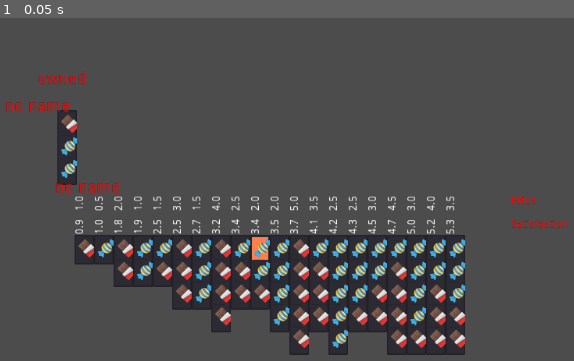
Above: before the commit, frame 1.
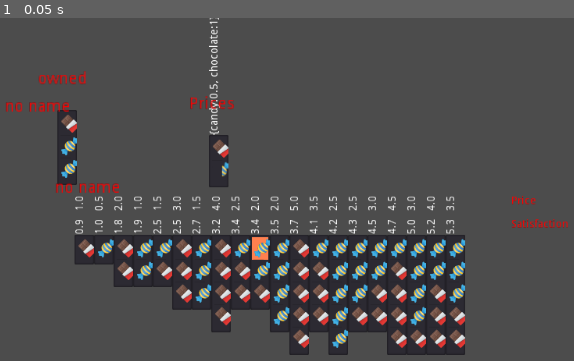
Above: after the commit, the same moment.

Repository: carlostgit/Prices
Game: Godot game, scene res://MainScene.tscn
The game is run twice, just before and just after one commit, with the same random seed, the same clock (stepped at 60 frames per second) and the same inputs. The engine's default icon, where the game draws it, is replaced by a stand-in: a white triangle on a blue panel in a dark square.
Inputs:
- Up to frame 1 (0.05 s): no input

The runs differ from the first frame. In frame 1, 0.8% of the frame differs, in the area x 33-41%, y 0-50%.

Commit message:
Cambios en CombinationItem, para que se dibujen los decimales de producto cuando hay alguna cantidad de producto con decimales

Diff:
--- a/CombinationItem.gd
+++ b/CombinationItem.gd
@@ -10,6 +10,8 @@
 var _dibujo_default:Texture = load("res://icon.png")
 var _candy:Texture = load("res://candy.png")
 var _chocolate:Texture = load("res://chocolate.png")
+var _part_candy:Texture = load("res://part_candy.png")
+var _part_chocolate:Texture = load("res://part_chocolate.png")
 
 
 # Declare member variables here. Examples:
@@ -28,6 +30,7 @@
 
 
 
+
 # Called when the node enters the scene tree for the first time.
 func _ready():
 #	print ("ready!!")
@@ -41,13 +44,13 @@
 
 func init_default_test():
 #	var default_canvas_item = CanvasItem.new()
-	var default_combination_dict = {"chocolate":1, "candy":2}
-	_combination_dict = default_combination_dict
+	var default_combidict = {"chocolate":1, "candy":2}
+	_combination_dict = default_combidict
 
-	init(default_combination_dict,"combi_name",["lbl1","lbl2"])
+	init_with_combidict(default_combidict,"combi_name",["lbl1","lbl2"])
 
 
-func init(combidict_arg:Dictionary = Dictionary(), name_arg:String = "", labels_arg:Array = Array()):
+func init_with_combidict(combidict_arg:Dictionary = Dictionary(), name_arg:String = "", labels_arg:Array = Array()):
 #	_canvas_item = canvas_item_arg
 	_combination_dict = combidict_arg
 	#TODO
@@ -85,10 +88,12 @@
 		assert(typeof(label)==TYPE_STRING)
 
 	var item_list:ItemList = ItemList.new()
-	var num_prod=0
+	var num_item=0
 	#var total_height = 0
 	for product in combidict_arg.keys():
-		var num_current_prod = combidict_arg[product]
+		var num_current_prod:float = combidict_arg[product]
+		var num_int_current_prod:int = floor(num_current_prod)
+		var partial_prod_amount = num_current_prod - num_int_current_prod
 
 		var icon =null
 		if(product == "chocolate"):
@@ -98,11 +103,36 @@
 		else:
 			icon = _dibujo_default
 			assert(false)
-		for pro in num_current_prod:
+
+		for pro in num_int_current_prod:
 			#total_height += icon.get_size().y+6
 			item_list.add_icon_item(icon)
 			#item_list.add_item("bla blaldjaf")
-			num_prod = num_prod + 1
+			num_item +=  1
+
+		if partial_prod_amount>0:
+#			item_list.add_item(str(partial_prod_amount))
+#			if(product == "chocolate"):
+#				icon = _part_chocolate
+#			elif (product == "candy"):
+#				icon = _part_candy
+#			else:
+#				icon = _dibujo_default
+#				assert(false)
+
+			var image : Image = icon.get_data()
+			image.lock()
+			for x in image.get_width():
+				partial_prod_amount
+				if partial_prod_amount > (float(x)/float(image.get_width())):
+					for y in image.get_height():
+						image.set_pixel(x,y,Color(0,0,0,0))
+			image.unlock()
+			var texture = ImageTexture.new()
+			texture.create_from_image(image)
+			item_list.add_icon_item(texture)
+			num_item += 1
+
 
 	var parent_x_pos = self.get_position().x
 	var parent_y_pos = self.get_position().y
--- a/CombinationItemList.gd
+++ b/CombinationItemList.gd
@@ -199,7 +199,7 @@
 #	Método 2, instanciando escenas
 #	var combination_item = _combination_item_scene.instance()
 	var combination_item:CombinationItem = CombinationItem.new()
-	combination_item.init(combidict_arg, "", combination_labels)
+	combination_item.init_with_combidict(combidict_arg, "", combination_labels)
 	var item_width:float = combination_item.get_width()
 	var current_position_x = self.get_position().x+_combination_items.size()*item_width
 	var this_item_list_pos=Vector2(current_position_x,self.get_position().y+20)
--- a/MainScene.gd
+++ b/MainScene.gd
@@ -1,6 +1,7 @@
 extends Node2D
 
 const Combination = preload("res://Combination.gd")
+const CombinationItem = preload("res://CombinationItem.gd")
 const CombinationCreator = preload("res://CombinationCreator.gd")
 const CombinationList = preload("res://CombinationList.gd")
 const SatisfactionCalculator = preload("res://SatisfactionCalculator.gd")
@@ -15,7 +16,7 @@
 func _ready():
 #	Owned items
 	var owned_items_dict = {"chocolate":1, "candy":2}
-	$OwnedItems.init(owned_items_dict,"owned",["",""])
+	$OwnedItems.init_with_combidict(owned_items_dict,"owned",["",""])
 
 #	CombinationSatisfactionList
 
@@ -53,6 +54,13 @@
 	var color:Color = Color( 1, 0.5, 0.31, 1 )
 	$CombinationSatisfaction.highlight_combination_with_color(combination,color)
 
+	#Precios
+	var combination_prices:CombinationItem = CombinationItem.new()
+	combination_prices.init_with_combidict(Prices.get_combidict(),"Prices",[str(Prices.get_combidict())])
+	combination_prices.set_position(Vector2(300,100))
+	self.add_child(combination_prices)
+	#
+
 	pass # Replace with function body.
 
 
--- a/Prices.gd
+++ b/Prices.gd
@@ -44,3 +44,6 @@
 
 func get_products()->Array:
 	return _products
+
+func get_combidict()->Dictionary:
+	return _prices_dict
Binary file added: part_candy.png
Not shown, added: part_candy.png.import
Binary file added: part_chocolate.png
Not shown, added: part_chocolate.png.import
